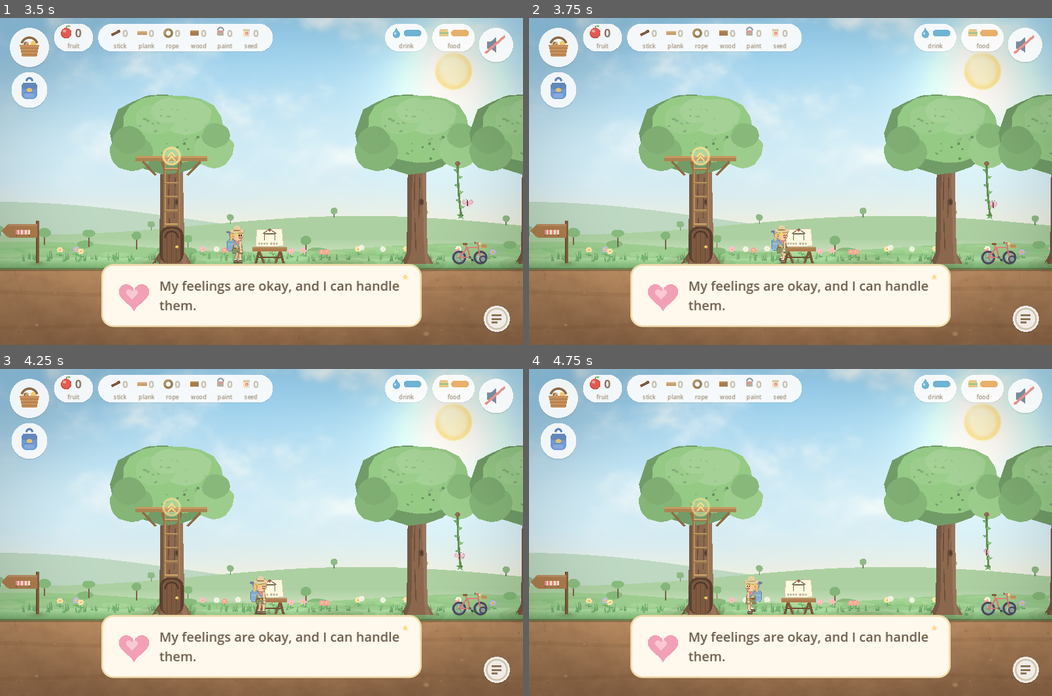
Above: before the commit, frames 1-4 (two rows, left to right).
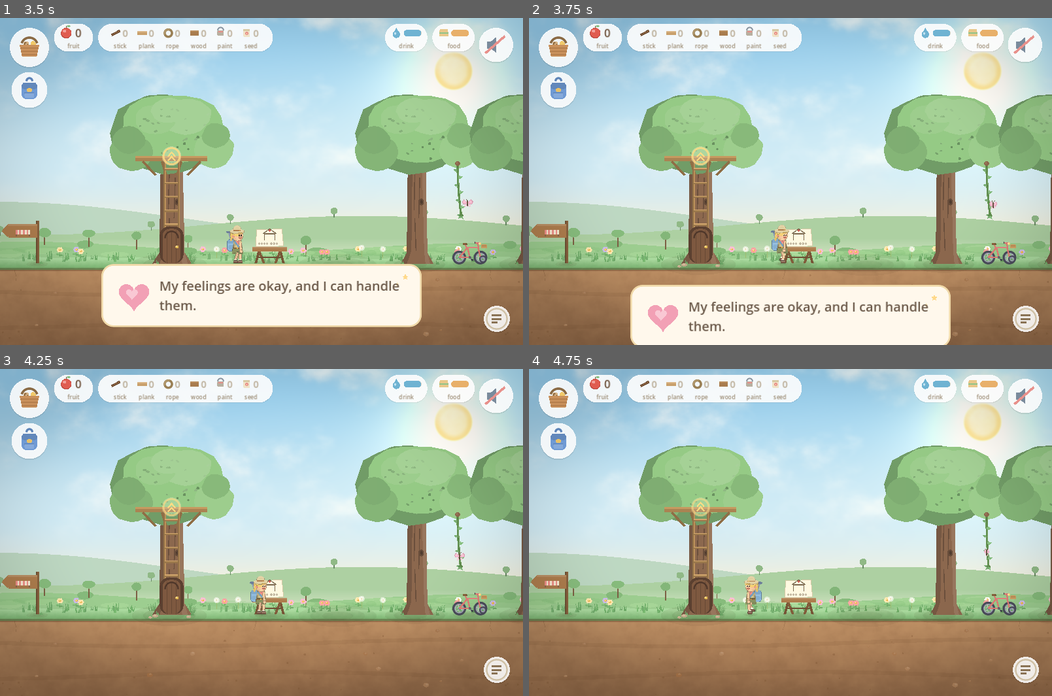
Above: after the commit, the same moments.

Repository: summerdetectordad-ctrl/adventureday
Game: Godot game, scene res://scenes/main.tscn
The game is run twice, just before and just after one commit, with the same random seed, the same clock (stepped at 60 frames per second) and the same inputs.
Inputs (mouse positions are in pixels of both pictures, inside the frame that each line leads up to):
- Up to frame 1 (3.5 s): tap Enter at 0.5 s; drag from (496, 44) to (313, 109) at 0.52 s; drag from (31, 47) to (235, 246) at 1.27 s; tap Space at 2 s; move the mouse to (31, 89) at 2.02 s; hold Right 2.03-2.75 s; tap E at 2.1 s; click (31, 89) at 2.17 s; drag from (496, 318) to (104, 132) at 2.77 s
- Up to frame 2 (3.75 s): tap Enter at 3.5 s; drag from (790, 295) to (816, 181) at 3.52 s
- Up to frame 3 (4.25 s): no input
- Up to frame 4 (4.75 s): tap Space at 4.25 s; drag from (633, 483) to (712, 450) at 4.27 s

Frame 1 is identical in both runs. In frame 2, 9.5% of the frame differs, in the area x 19-81%, y 75-100%; in frame 3, 12%, in the area x 19-81%, y 75-95%; in frame 4, 12%.

Commit message:
Chats close when she walks away, and traders stay in view (v1.0.3)
A chat stayed up after she had plainly moved on. Any tap that reaches the
world now dismisses whatever is on screen — she is not listening any more.
Taps on the card's own talk button never reach the world, so that still works.

Market traders wandered behind the stalls and spent half their time hidden.
Stalls sit at 400/640/880/1120/1340/1560 and are 168 wide, so the traders now
patrol small patches in the gaps between them.

Also: drop_copy failed silently when the game was open, leaving the previous
build on the desktop while the output said everything succeeded. It now stops
with a clear message, which is how a stale build got tested earlier.

Co-Authored-By: Claude Opus 5 <noreply@anthropic.com>

Diff:
--- a/scripts/market.gd
+++ b/scripts/market.gd
@@ -67,7 +67,10 @@
 		interactables.append(stall)
 
 	# the traders, walking their patch BEHIND the counters
-	spawn_folk("market", [430.0, 900.0, 1350.0], 1, 34.0)
+	# In the GAPS between stalls, not on them. Stalls sit at 400/640/880/1120/
+	# 1340/1560 and are 168 wide, so a trader wandering freely spent half the
+	# time hidden behind one. Small patches keep them where she can see them.
+	spawn_folk("market", [520.0, 1000.0, 1450.0], 1, 34.0, 26.0)
 
 	# her bike, so the whole land is two taps from anywhere
 	var bike := Nature.Bike.new()
--- a/scripts/zone.gd
+++ b/scripts/zone.gd
@@ -152,6 +152,10 @@
 ## First refusal on a tap: the backpack ring, the bubbles, and tapping Summer
 ## herself. Returns true when the tap has been dealt with.
 func handle_tap(screen_pos: Vector2, wp: Vector2) -> bool:
+	# Any tap that reaches the world means she has moved on. Put away whatever
+	# somebody was saying — she is plainly not listening any more. Taps on the
+	# card's own talk button never get here, so pressing that is safe.
+	dismiss_cards()
 	if hud != null and hud.top_bar_tap(screen_pos):
 		return true
 	if pack != null:
@@ -383,13 +387,13 @@
 ## Everybody who lives in this world, placed along the ground and left to
 ## potter about. `z` puts them behind the scenery where that reads better —
 ## the market traders belong behind their own stalls.
-func spawn_folk(where: String, spots: Array, z := 0, depth := 0.0) -> void:
+func spawn_folk(where: String, spots: Array, z := 0, depth := 0.0, roam := 85.0) -> void:
 	var ids := Folk.who_lives_in(where)
 	for i in mini(ids.size(), spots.size()):
 		var p := Folk.Person.new()
 		p.id = ids[i]
 		p.home_x = float(spots[i])
-		p.roam = 85.0
+		p.roam = roam
 		# `depth` stands them further back: higher up the screen and a little
 		# smaller, which is how a trader gets to be behind their counter and
 		# still be visible over it
@@ -553,3 +557,14 @@
 	"cove": "res://scenes/pirate_cove.tscn",
 	"cave": "res://scenes/dino_cave.tscn",
 }
+
+
+## Put away any chat or affirmation currently on screen. Called the moment she
+## taps anywhere in the world: if she is walking off or reaching for something
+## else, leaving somebody's speech bubble up is just clutter.
+func dismiss_cards() -> void:
+	if hud == null:
+		return
+	for c in hud.get_children():
+		if c is DialogueCard or c is AffirmationCard:
+			c.dismiss()
Not shown, changed: AGENTS.md
Not shown, changed: build_android.sh
